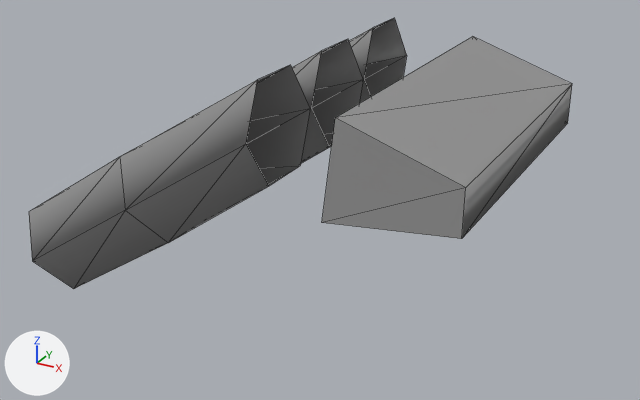
One commit to the OBJ model Assets/Art/Nova1492/GXConverted/Models/UnitParts/ArmWeapons/datan_common__1_RBack_c8f8683c.obj: the scene before it, then after it.
Camera for both pictures: a camera (50 mm lens) standing at (1.04, -3.71, 1.52) and looking at (-0.96, -0.08, -0.29). The axes (+X, +Y, +Z) are drawn at lower left. The lights are the same throughout. The older version comes first. Mesh edges are drawn as thin lines. Where no turn or scale is listed for an object, it has been applied to the vertices.

Script lines for the objects in view, before the commit:
```python
me_datan_common__1_rback_c8f8683c = bpy.data.meshes.new('datan_common__1_RBack_c8f8683c')
me_datan_common__1_rback_c8f8683c.from_pydata(...)  # 62 vertices, 94 faces; spans x -2.56..0.0, y -0.68..1.05, z -0.94..0.45
me_datan_common__1_rback_c8f8683c.materials.append(mat_datan_common__1_rback_c8f8683c)  # picture img_datan_common__1_rback_c8f8683c_tga
ob_datan_common__1_rback_c8f8683c = bpy.data.objects.new('datan_common__1_RBack_c8f8683c', me_datan_common__1_rback_c8f8683c)
ob_datan_common__1_rback_c8f8683c.location = (0.0, 0.0, 0.0)
```
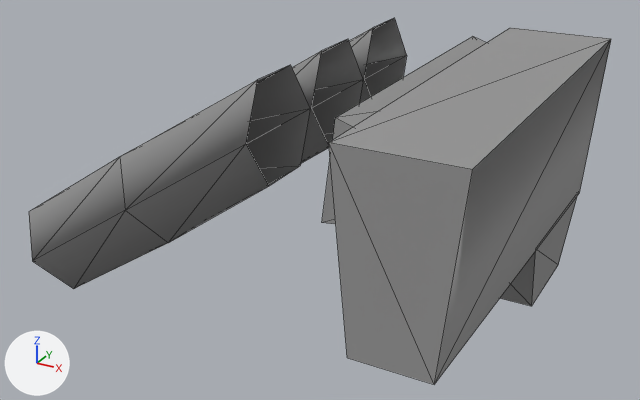
What differs and where, as boxes (x1, y1, x2, y2) in the pictures (640 x 400 px):
```json
{"object": "datan_common__1_RBack_c8f8683c_mesh10", "change": "added", "after": [329, 28, 611, 384]}
```

Scene script edits in JSON lines:
```json
{"op": "add", "block": "me_datan_common__1_rback_c8f8683c_mesh10", "code": ["me_datan_common__1_rback_c8f8683c_mesh10 = bpy.data.meshes.new('datan_common__1_RBack_c8f8683c_mesh10')", "me_datan_common__1_rback_c8f8683c_mesh10.from_pydata(...)  # 16 vertices, 18 faces; spans x -0.25..0.25, y -1.32..0.58, z -0.69..0.54", "me_datan_common__1_rback_c8f8683c_mesh10.materials.append(mat_datan_common__1_rback_c8f8683c)  # picture img_datan_common__1_rback_c8f8683c_tga"]}
{"op": "add", "block": "ob_datan_common__1_rback_c8f8683c_mesh10", "code": ["ob_datan_common__1_rback_c8f8683c_mesh10 = bpy.data.objects.new('datan_common__1_RBack_c8f8683c_mesh10', me_datan_common__1_rback_c8f8683c_mesh10)", "ob_datan_common__1_rback_c8f8683c_mesh10.location = (0.0, 0.0, 0.0)"]}
```
